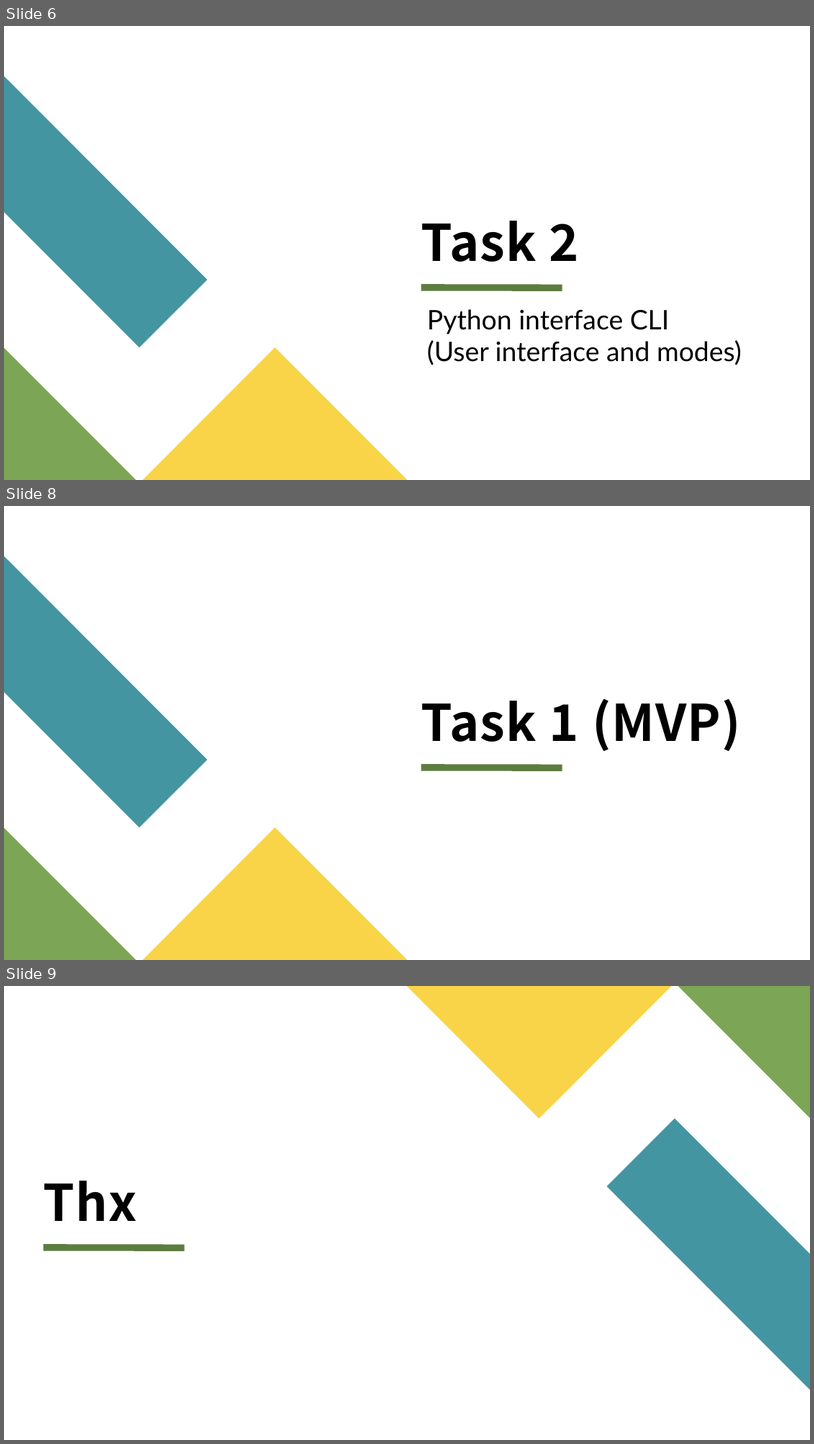
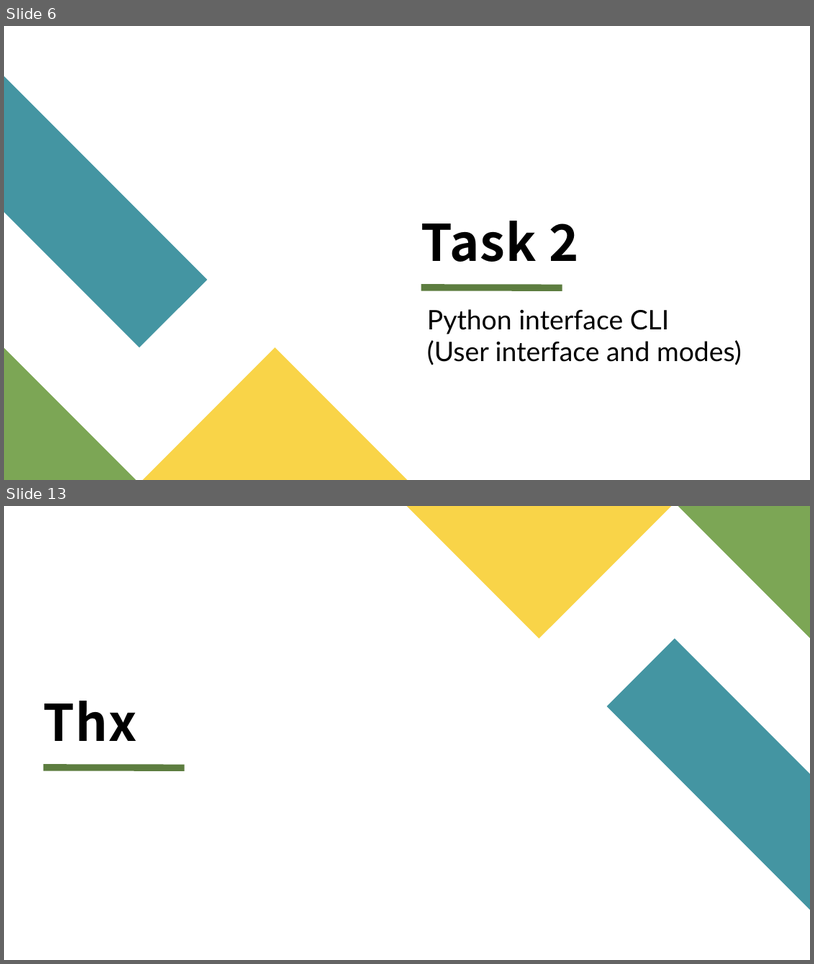
Before and after one commit to mooncakes0/ECE2071_project_F08, a slide deck: ECE2071_Project_F08_PPTslides.pptx. Shown one above the other, each under a label of ours: slides 6, 8 and 9 before the commit, slides 6 and 13 after it; the slides between them are not shown. The pictures are 814x1444 and 814x964 pixels, drawn with LibreOffice and Linux fonts; fonts in the diff are those of the drawing. Boxes give left, top, right and bottom in pixels: in the first picture for what was removed or moved away, otherwise in the second. Text is boxed around its words. In the diff, an @@ line names an element or a change of style, - is before the commit and + after.

Commit message:
adding tasks intro for task 1 and 2
task 1 and 2 outlines with dot points

```diff
--- a/ECE2071_Project_F08_PPTslides.pptx
+++ b/ECE2071_Project_F08_PPTslides.pptx
@@ slide 8 removed at (4, 506, 810, 960), background #FFFFFF; not listed: 4 template elements that a slide beside it also shows @@
@@ title removed at (422, 699, 741, 751) @@
-Task 1 (MVP)
@@ what was slide 9 is now slide 13 @@
```
Also in this commit, not shown: 1 slide changed, 5 slides added.
